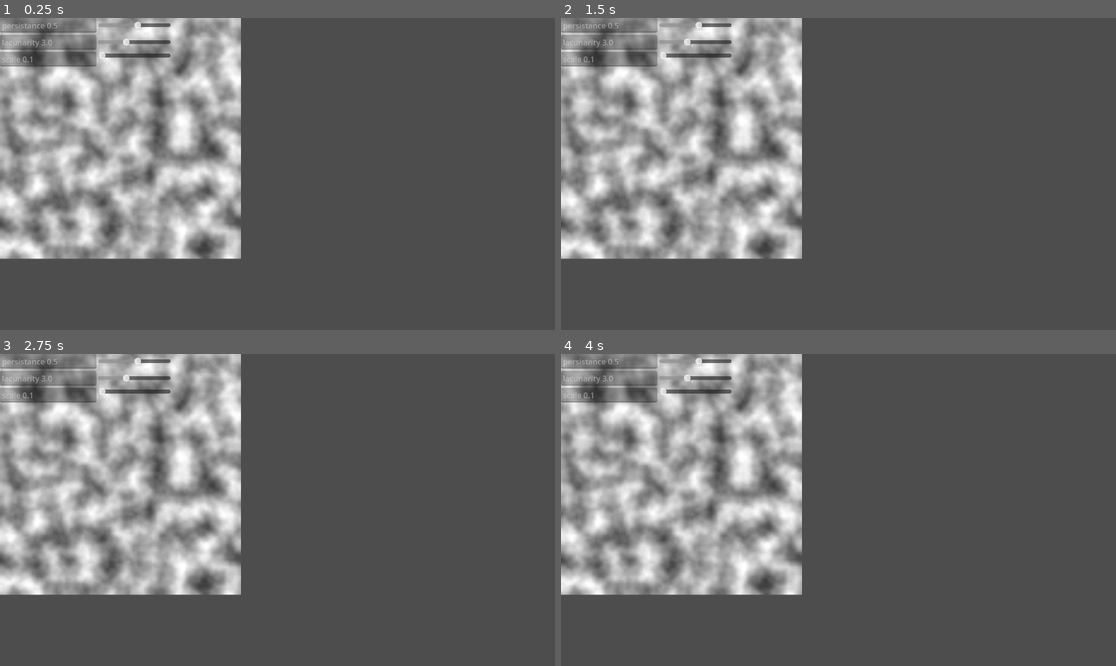
Above: before the commit, frames 1-4 (two rows, left to right).
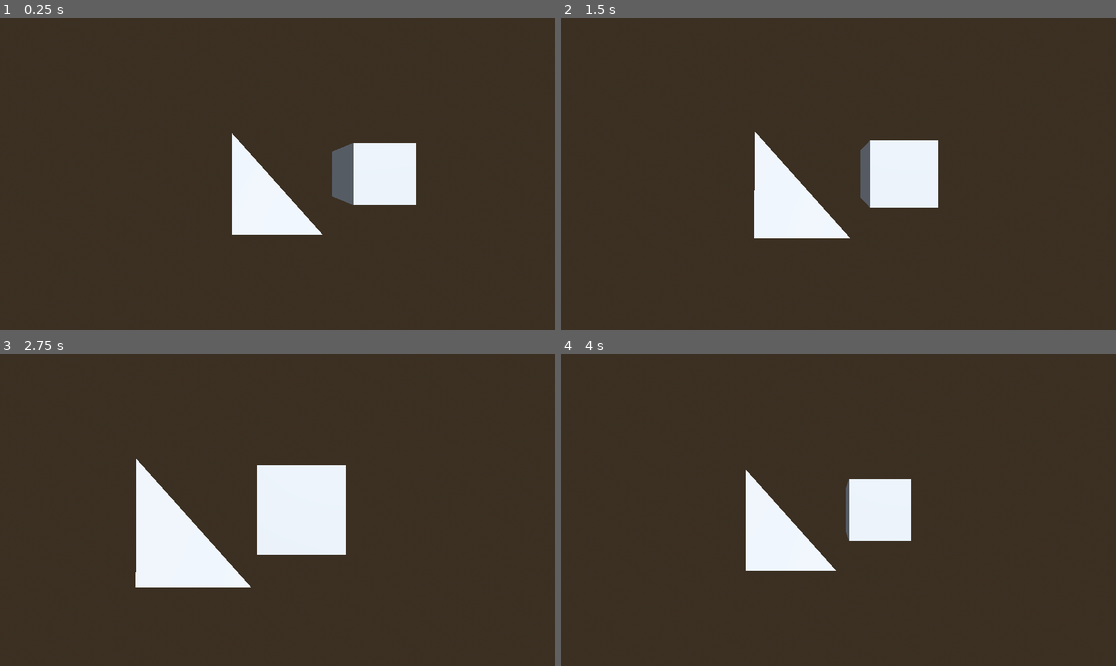
Above: after the commit, the same moments.

Repository: Maiqtheterrorist/godot-landmass-generator
Game: Godot game, scene res://LandmassGeneration/scenes/world.tscn
Same seed, same stepped clock (60 frames per second), same inputs: the game is played once before the commit and once after it. Before the commit the project starts from res://noise_preview.tscn.
Inputs:
- Up to frame 1 (0.25 s): no input
- Up to frame 2 (1.5 s): tap Enter at 0.5 s; hold Right (ui_right) 0.53-1.28 s; hold Down (ui_down) from 1.28 s (still down)
- Up to frame 3 (2.75 s): release Down (ui_down) at 2.03 s; hold Right (ui_right) from 2.03 s (still down)
- Up to frame 4 (4 s): release Right (ui_right) at 2.78 s; hold Up (ui_up) 2.78-3.53 s; hold Left (ui_left) from 3.53 s (still down)

The runs differ from the first frame. In frame 1, 99% of the frame differs, in the area x 0-100%, y 0-100%; in frame 2, 99%; in frame 3, 100%; in frame 4, 100%.

Commit message:
Add files via upload

Diff:
--- /dev/null
+++ b/LandmassGeneration/scenes/Camera3D.gd
@@ -0,0 +1,11 @@
+extends "res://LandmassGeneration/scripts/utilityScripts/cameraMovement.gd"
+
+
+# Called when the node enters the scene tree for the first time.
+func _ready() -> void:
+	pass # Replace with function body.
+
+
+# Called every frame. 'delta' is the elapsed time since the previous frame.
+func _process(delta: float) -> void:
+	pass
--- /dev/null
+++ b/LandmassGeneration/scenes/meshGeneratorComponent.gd
@@ -0,0 +1,33 @@
+extends Node
+
+@onready var nodeToAddAssChild : Node = get_node_or_null("/root/world/meshes")
+
+var arrayMesh : ArrayMesh = ArrayMesh.new()
+var meshDataTool : MeshDataTool = MeshDataTool.new()
+var meshInstance : MeshInstance3D = MeshInstance3D.new()
+
+
+func _ready() -> void:
+	_create_landmass()
+	_add_landmass_to_scene()
+	meshInstance.rotate_x(-90)
+
+
+func _create_landmass():
+
+	# Create arrays to hold vertex positions and indices for the triangle
+	var vertices = PackedVector3Array([Vector3(-1, 1, 0), Vector3(-1, -1, -1), Vector3(1, -1, -1)])
+	var indices = PackedInt32Array([2, 1, 0])
+
+	# Create a SurfaceTool to configure the mesh
+	var surface_tool = SurfaceTool.new()
+	surface_tool.begin(Mesh.PRIMITIVE_TRIANGLES)
+	for vertex in vertices:
+		surface_tool.add_vertex(vertex)
+	for i in range(indices.size()):
+		surface_tool.add_index(indices[i])
+	surface_tool.commit(arrayMesh)
+
+func _add_landmass_to_scene():
+	meshInstance.mesh = arrayMesh
+	nodeToAddAssChild.add_child(meshInstance)
--- a/LandmassGeneration/scenes/world.tscn
+++ b/LandmassGeneration/scenes/world.tscn
@@ -1,17 +1,57 @@
-[gd_scene load_steps=3 format=3 uid="uid://di6sfdi74xdvh"]
+[gd_scene load_steps=9 format=3 uid="uid://di6sfdi74xdvh"]
 
-[ext_resource type="Script" path="res://LandmassGeneration/scripts/generationScripts/landmasGenerationScript.gd" id="1_4k62n"]
+[ext_resource type="Script" path="res://LandmassGeneration/scripts/generationScripts/noiseGenerationScript.gd" id="1_4k62n"]
+[ext_resource type="Script" path="res://LandmassGeneration/scripts/utilityScripts/cameraMovement.gd" id="1_wxvt6"]
 [ext_resource type="PackedScene" uid="uid://dl7m6a1lw6s40" path="res://noise_preview.tscn" id="2_hbny0"]
+[ext_resource type="Script" path="res://LandmassGeneration/scenes/meshGeneratorComponent.gd" id="3_j6vwi"]
+
+[sub_resource type="ProceduralSkyMaterial" id="ProceduralSkyMaterial_qk1lf"]
+sky_horizon_color = Color(0.64625, 0.65575, 0.67075, 1)
+ground_horizon_color = Color(0.64625, 0.65575, 0.67075, 1)
+
+[sub_resource type="Sky" id="Sky_4e7pf"]
+sky_material = SubResource("ProceduralSkyMaterial_qk1lf")
+
+[sub_resource type="Environment" id="Environment_7ru5r"]
+background_mode = 2
+sky = SubResource("Sky_4e7pf")
+tonemap_mode = 2
+glow_enabled = true
+
+[sub_resource type="BoxMesh" id="BoxMesh_akwvr"]
 
 [node name="world" type="Node3D"]
 
-[node name="landmasGeneratorComponent" type="Node" parent="."]
-script = ExtResource("1_4k62n")
+[node name="utility" type="Node" parent="."]
 
-[node name="utility" type="Node" parent="."]
+[node name="Camera3D" type="Camera3D" parent="utility"]
+transform = Transform3D(1, 0, 0, 0, -4.37114e-08, 1, 0, -1, -4.37114e-08, 0, 3, 0)
+current = true
+fov = 90.0
+script = ExtResource("1_wxvt6")
+
+[node name="DirectionalLight3D" type="DirectionalLight3D" parent="utility"]
+transform = Transform3D(-0.866023, -0.433016, 0.250001, 0, 0.499998, 0.866027, -0.500003, 0.749999, -0.43301, 0, 0, 0)
+shadow_enabled = true
+
+[node name="WorldEnvironment" type="WorldEnvironment" parent="utility"]
+environment = SubResource("Environment_7ru5r")
 
 [node name="meshes" type="Node" parent="."]
 
 [node name="noisePreview" parent="meshes" instance=ExtResource("2_hbny0")]
+visible = false
+
+[node name="MeshInstance3D" type="MeshInstance3D" parent="meshes"]
+transform = Transform3D(1, 0, 0, 0, 1, 0, 0, 0, 1, 1.7179, 0, 0)
+mesh = SubResource("BoxMesh_akwvr")
 
 [node name="gui" type="Node" parent="."]
+
+[node name="components" type="Node" parent="."]
+
+[node name="noiseGeneratorComponent" type="Node" parent="components"]
+script = ExtResource("1_4k62n")
+
+[node name="meshGeneratorComponent" type="Node" parent="components"]
+script = ExtResource("3_j6vwi")
--- /dev/null
+++ b/LandmassGeneration/scripts/generationScripts/noiseGenerationScript.gd
@@ -0,0 +1,50 @@
+extends Node
+
+class_name noiseGenerator
+
+static var fastNoiseLite : FastNoiseLite = FastNoiseLite.new()
+static var combinedImages : Image
+static var finalTexture
+
+static var textures : Dictionary = {
+
+}
+static var images = {
+
+}
+func _ready() -> void:
+	pass
+
+static func _fastNoiseLite_initializer():
+	fastNoiseLite.noise_type = FastNoiseLite.TYPE_PERLIN
+	fastNoiseLite.fractal_type = FastNoiseLite.FRACTAL_NONE
+
+static func _generate_noise_map(width : int, height : int, scale : float, octaves : int, persistance : float, lacunarity : float) -> ImageTexture:
+	combinedImages = Image.create(width,height,false,Image.FORMAT_RGBA8)
+	var usableFrequency = lacunarity
+	var usableAmplitude = persistance
+
+	for i in octaves:
+		var noiseImage : Image = Image.create(width,height,false,Image.FORMAT_RGBA8)
+		usableFrequency = pow(lacunarity, i)
+		usableAmplitude = pow(persistance, i)
+
+
+		for y in height:
+			for x in width:
+				var sampleY = y/scale * usableFrequency
+				var sampleX = x/scale * usableFrequency
+
+				var combinedImagePixel = combinedImages.get_pixel(x, y)
+				var fnlPixel = Color.from_hsv(0.0,0.0,(fastNoiseLite.get_noise_2d(sampleX,sampleY)+1)/2)*usableAmplitude
+				combinedImagePixel = (combinedImagePixel+fnlPixel*usableAmplitude)
+				combinedImages.set_pixel(x,y, combinedImagePixel)
+
+				noiseImage.set_pixel(x,y, Color.from_hsv(0.0, 0.0, (fastNoiseLite.get_noise_2d(sampleX,sampleY)+1)/2)*usableAmplitude)
+
+			images.merge({"image " + str(i) : noiseImage})
+
+		var noiseTextureInstance : ImageTexture = ImageTexture.create_from_image(noiseImage)
+		textures.merge({"image " + str(i) : noiseTextureInstance})
+	finalTexture = ImageTexture.create_from_image(combinedImages)
+	return finalTexture
--- a/LandmassGeneration/scripts/utilityScripts/landmass2DNoisePreviewSetup.gd
+++ b/LandmassGeneration/scripts/utilityScripts/landmass2DNoisePreviewSetup.gd
@@ -16,7 +16,7 @@
 }
 
 func _ready() -> void:
-	landmassGenerator._fastNoiseLite_initializer()
+	noiseGenerator._fastNoiseLite_initializer()
 	noise_preview.scale = scale*5
 	_setup_noise_preview_node()
 
@@ -26,7 +26,7 @@
 
 func _create_noise_texture_and_assign() -> void:
 	noise_preview.size = Vector2(generationData.get("width"), generationData.get("height"))
-	noise_preview.texture = landmassGenerator._generate_noise_map(generationData.get("width"), generationData.get("height"), generationData.get("scale"), generationData.get("octaves"), generationData.get("persistance"), generationData.get("lacunarity"))
+	noise_preview.texture = noiseGenerator._generate_noise_map(generationData.get("width"), generationData.get("height"), generationData.get("scale"), generationData.get("octaves"), generationData.get("persistance"), generationData.get("lacunarity"))
 
 
 func _on_h_slider_value_changed(value: float) -> void:
--- /dev/null
+++ b/MeshInstance3D.gd
@@ -0,0 +1,28 @@
+extends MeshInstance3D
+
+var original_vertices = []
+var modified_vertices = []
+@onready var plane: Node3D = $plane
+
+func _ready():
+	# Get the mesh
+	var meshs = plane.get_child(0).mesh
+
+	# Store original vertices
+	if meshs:
+		var surface_arrays = mesh.surface_get_arrays(0)
+		var vertices = surface_arrays[Mesh.ARRAY_VERTEX]
+		var normals = surface_arrays[Mesh.ARRAY_NORMAL]
+
+		for i in range(modified_vertices.size() / 3):
+			modified_vertices.vertices[i * 3] *= 1.1
+			modified_vertices.vertices[i * 3 + 1] *= 1.1
+			modified_vertices.vertices[i * 3 + 2] *= 1.1
+
+
+	# Create a new mesh with the modified arrays
+	var new_mesh = ArrayMesh.new()
+	new_mesh.add_surface_from_arrays(Mesh.PRIMITIVE_TRIANGLES, [modified_vertices])
+
+	# Set the new mesh
+	plane.get_child(0).mesh = new_mesh
--- /dev/null
+++ b/mesh_instance_3d.tscn
@@ -0,0 +1,35 @@
+[gd_scene load_steps=6 format=3 uid="uid://bkkop3ktqpvt5"]
+
+[ext_resource type="Script" path="res://MeshInstance3D.gd" id="1_0ex06"]
+[ext_resource type="PackedScene" uid="uid://che0je01x1gc8" path="res://plane.blend" id="2_8pio8"]
+
+[sub_resource type="ProceduralSkyMaterial" id="ProceduralSkyMaterial_o6r61"]
+sky_horizon_color = Color(0.64625, 0.65575, 0.67075, 1)
+ground_horizon_color = Color(0.64625, 0.65575, 0.67075, 1)
+
+[sub_resource type="Sky" id="Sky_7ar06"]
+sky_material = SubResource("ProceduralSkyMaterial_o6r61")
+
+[sub_resource type="Environment" id="Environment_4lhyo"]
+background_mode = 2
+sky = SubResource("Sky_7ar06")
+tonemap_mode = 2
+glow_enabled = true
+
+[node name="MeshInstance3D" type="MeshInstance3D"]
+script = ExtResource("1_0ex06")
+
+[node name="WorldEnvironment" type="WorldEnvironment" parent="."]
+environment = SubResource("Environment_4lhyo")
+
+[node name="DirectionalLight3D" type="DirectionalLight3D" parent="."]
+transform = Transform3D(-0.866023, -0.433016, 0.250001, 0, 0.499998, 0.866027, -0.500003, 0.749999, -0.43301, 0, 0, 0)
+shadow_enabled = true
+
+[node name="plane" parent="." instance=ExtResource("2_8pio8")]
+
+[node name="Camera3D" type="Camera3D" parent="."]
+transform = Transform3D(1, 0, 0, 0, 0.921077, 0.389381, 0, -0.389381, 0.921077, 0, 0.87469, 1.70404)
+current = true
+
+[editable path="plane"]
--- a/project.godot
+++ b/project.godot
@@ -11,7 +11,7 @@
 [application]
 
 config/name="LandmassGenerator"
-run/main_scene="res://noise_preview.tscn"
+run/main_scene="res://LandmassGeneration/scenes/world.tscn"
 config/features=PackedStringArray("4.2", "Forward Plus")
 config/icon="res://icon.svg"
 
